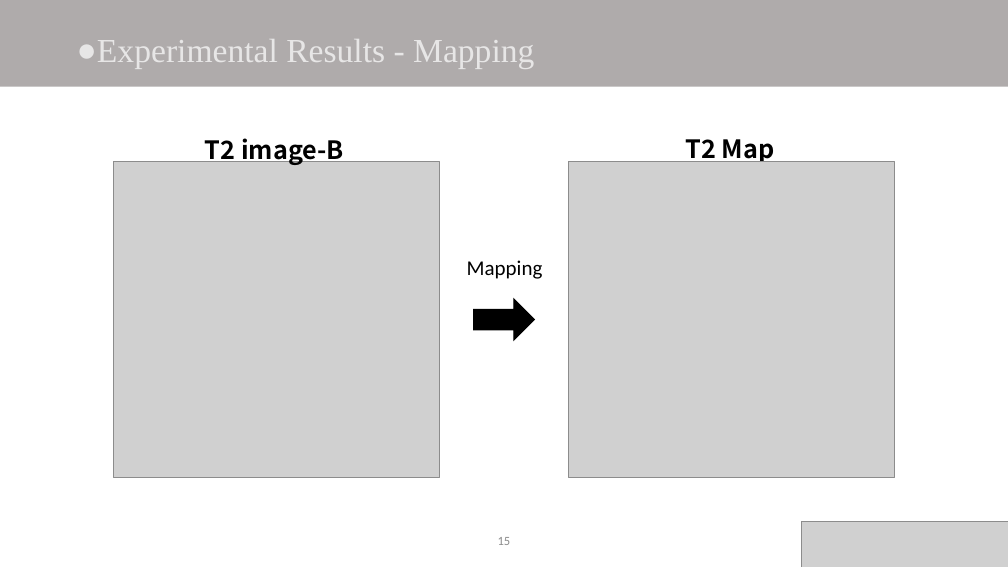
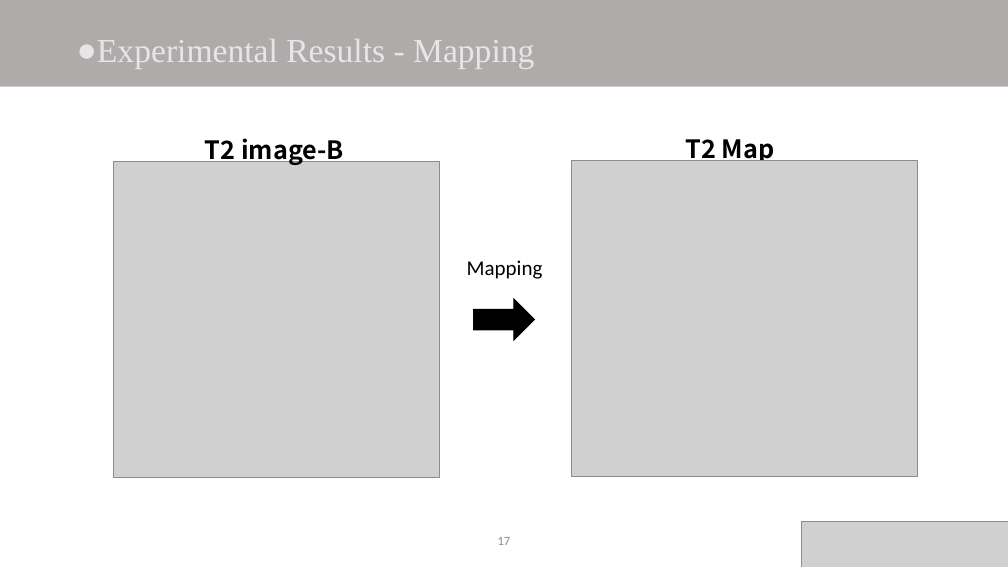
Before and after one commit to DanielHo-BS/MRI, a slide deck: slide 18 of Spin_echo_12echo_HW1/MRI_HW1_M11107309.pptx (slide 16 before the commit). Drawn at 1008x567 pixels with LibreOffice and Linux fonts; fonts in the diff are those of the drawing; grey boxes stand for pictures. Boxes give left, top, right and bottom in pixels: in the first picture for what was removed or moved away, otherwise in the second. Text is boxed around its words. In the diff, an @@ line names an element or a change of style, - is before the commit and + after.

```diff
--- a/Spin_echo_12echo_HW1/MRI_HW1_M11107309.pptx
+++ b/Spin_echo_12echo_HW1/MRI_HW1_M11107309.pptx
@@ picture: place and size @@
-picture at [569,162,895,478]
+picture at [572,161,918,477]
@@ page number at [498,537,511,545]: text changed @@
-15
+17
```
Also in this commit, not shown: 2 other slides changed, 2 slides added, 1 other file.
